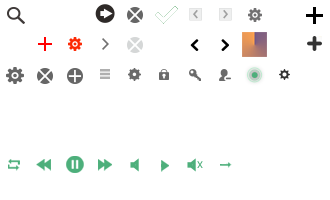
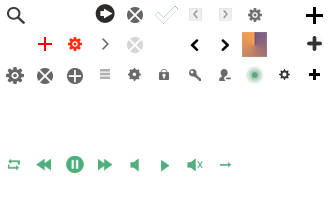
Layered file, before and after one edit (330x200). Changes by layer:
added layer "矩形 1 拷贝" above "图层 19 拷贝" over <box>309,69,320,80</box>
